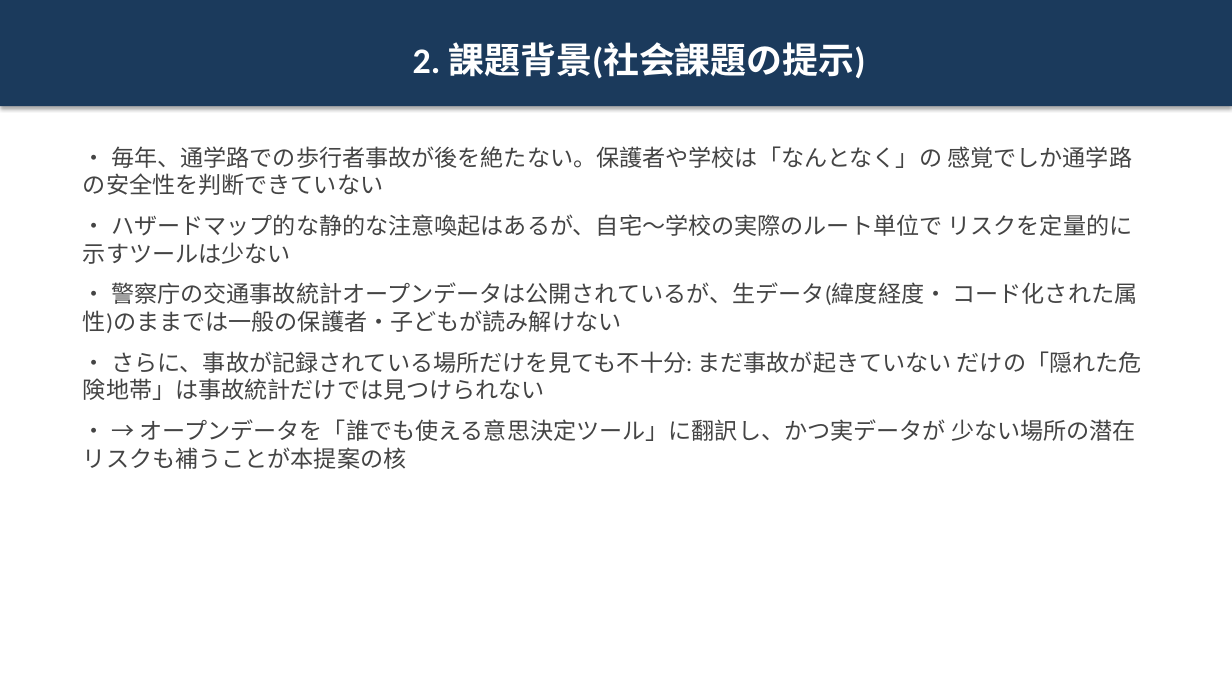
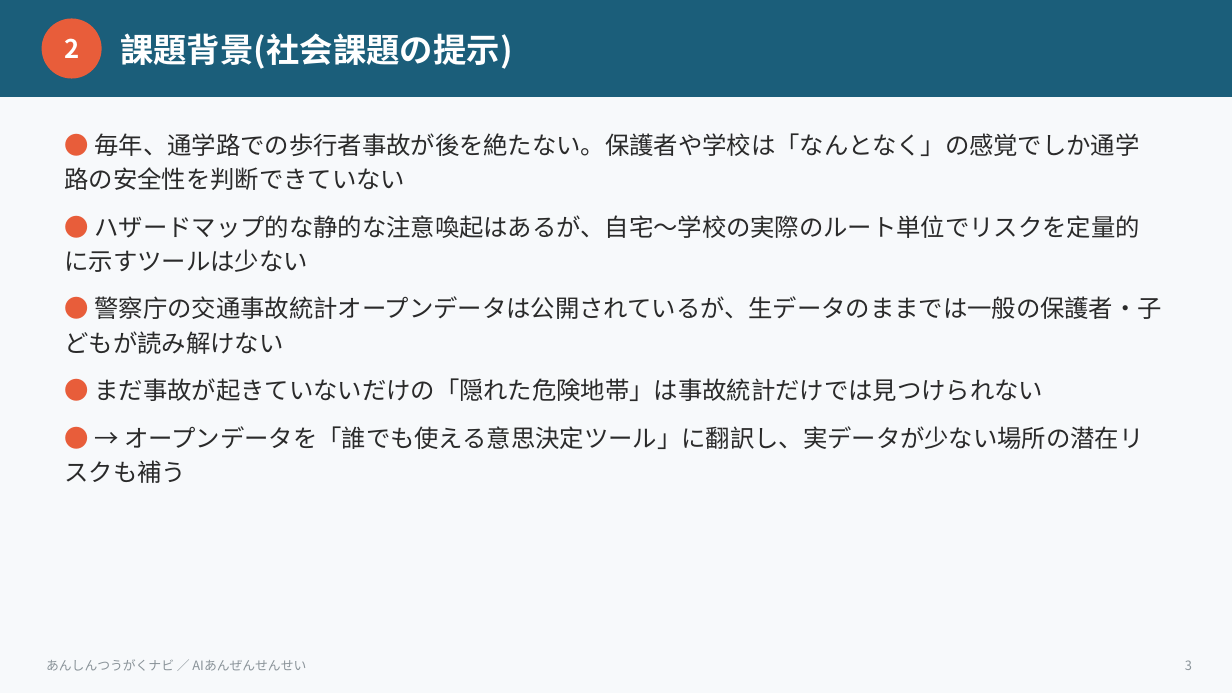
Before and after one commit to niikun/tsugaku-navi, a slide deck: slide 3 of HACKATHON_SLIDES.pptx. Drawn at 1232x693 pixels with LibreOffice and Linux fonts; fonts in the diff are those of the drawing. Boxes give left, top, right and bottom in pixels: in the first picture for what was removed or moved away, otherwise in the second. Text is boxed around its words. In the diff, an @@ line names an element or a change of style, - is before the commit and + after.

```diff
--- a/HACKATHON_SLIDES.pptx
+++ b/HACKATHON_SLIDES.pptx
@@ rectangle added at (0, 0, 1232, 693), fill #F7F9FB @@
@@ rectangle added at (0, 0, 1232, 97), fill #1B5E7A @@
@@ ellipse added at (42, 18, 102, 79), fill #E85D3A, 20 pt, text #FFFFFF, bold @@
+2
@@ text "課題背景(社会課題の提示)": place and size @@
-text "課題背景(社会課題の提示)" at (0, 0, 1232, 106)
+text "課題背景(社会課題の提示)" at (120, 33, 513, 69)
@@ text "課題背景(社会課題の提示)" at (120, 33, 513, 69): fill #1B3A5C to none; shadow off @@
@@ text at (120, 33, 513, 69): text changed; size 28 to 26 pt; font Calibri to Noto Sans CJK JP @@
-2. 課題背景(社会課題の提示)
+課題背景(社会課題の提示)
@@ text at (65, 133, 1162, 483): text changed; size 18 to 19 pt; font Calibri to Noto Sans CJK JP; text colour #444444 to #2A2A2A @@
-• 毎年、通学路での歩行者事故が後を絶たない。保護者や学校は「なんとなく」の 感覚でしか通学路の安全性を判断できていない
-• ハザードマップ的な静的な注意喚起はあるが、自宅〜学校の実際のルート単位で リスクを定量的に示すツールは少ない
-• 警察庁の交通事故統計オープンデータは公開されているが、生データ(緯度経度・ コード化された属性)のままでは一般の保護者・子どもが読み解けない
-• さらに、事故が記録されている場所だけを見ても不十分: まだ事故が起きていない だけの「隠れた危険地帯」は事故統計だけでは見つけられない
-• → オープンデータを「誰でも使える意思決定ツール」に翻訳し、かつ実データが 少ない場所の潜在リスクも補うことが本提案の核
+● 毎年、通学路での歩行者事故が後を絶たない。保護者や学校は「なんとなく」の感覚でしか通学路の安全性を判断できていない
+● ハザードマップ的な静的な注意喚起はあるが、自宅〜学校の実際のルート単位でリスクを定量的に示すツールは少ない
+● 警察庁の交通事故統計オープンデータは公開されているが、生データのままでは一般の保護者・子どもが読み解けない
+● まだ事故が起きていないだけの「隠れた危険地帯」は事故統計だけでは見つけられない
+● → オープンデータを「誰でも使える意思決定ツール」に翻訳し、実データが少ない場所の潜在リスクも補う
@@ text added at (46, 659, 306, 671), 10 pt, text #8A9399 @@
+あんしんつうがくナビ ／ AIあんぜんせんせい
@@ text added at (1185, 660, 1192, 670), 10 pt, text #8A9399 @@
+3
```
Also in this commit, not shown: 12 other slides changed, 4 slides added, 2 other files.
